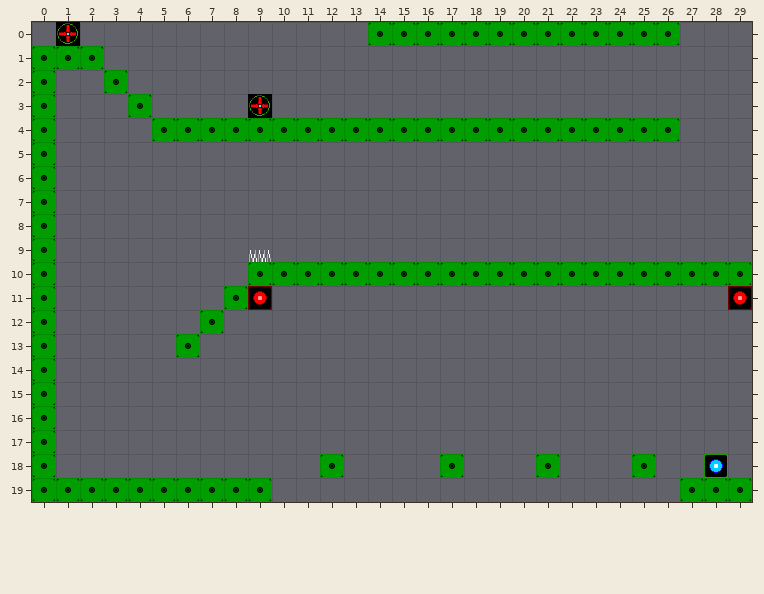
Tiled map -- tiled/maps/sector5/level4.tmx. Above is the file before it was changed.
Cells are 32x32 px. Shown: x 0..29, y 0..19.
The same view after the edit:
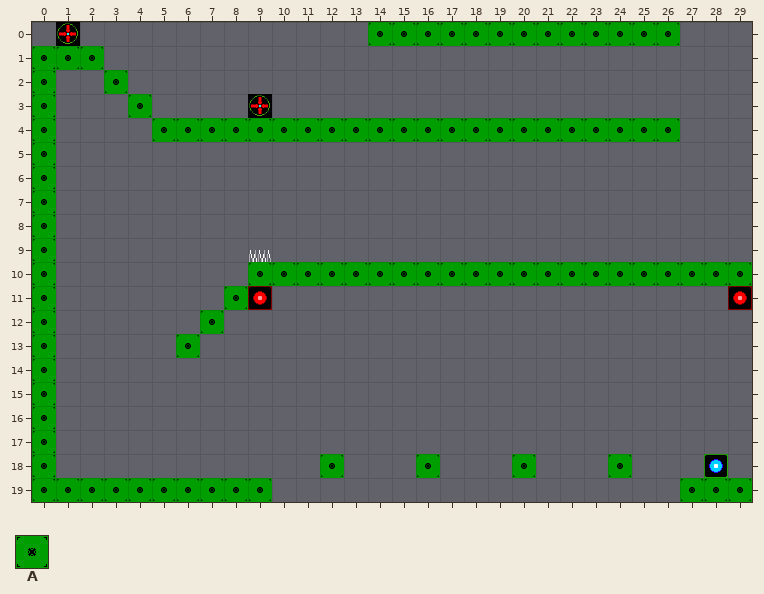
Key: from "Props": A 0 "Tile".
Objects are placed by their top-left corner, in cells (3,4 is the top-left corner of cell 3,4); size is 1x1 cell unless given.
The author wrote: Feat: (Maybe) finished S5L4
Changes in this commit:
Layer "Objects":
Object A "FallTile" at 17,18 becomes A "FallTile" at 16,18.
Object A "FallTile" at 21,18 becomes A "FallTile" at 20,18.
Object A "FallTile" at 25,18 becomes A "FallTile" at 24,18.
Boxes around the changes in both pictures, in picture pixels (x1, y1, x2, y2):
changed: (416, 454, 464, 478)
changed: (512, 454, 560, 478)
changed: (608, 454, 656, 478)
